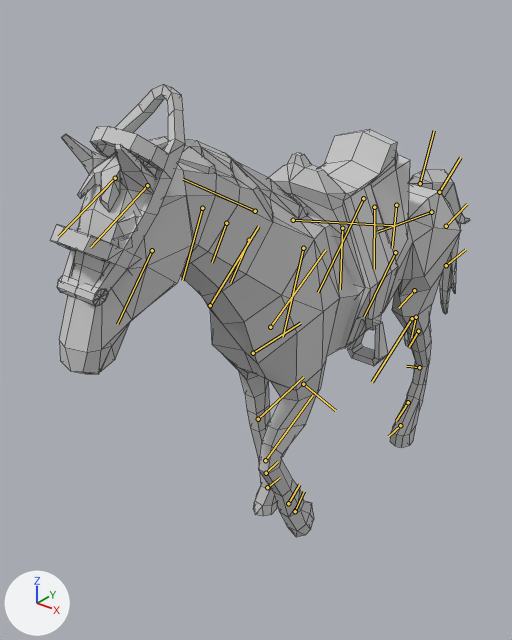
Renders of the FBX model Assets/Resources/Models/canter.fbx from each side of a commit.
Both versions are drawn from a 50 mm camera at (1.52, -2.48, 2.26) aimed at (-0.2, -0.33, 0.93). The axes (+X, +Y, +Z) are drawn at lower left. The lights are the same throughout. Both versions are drawn at frame 6 of the action 'Take 001'; the numbers are the values there. The bones that bend it are drawn over the model as lines. Mesh edges are drawn as thin lines.

Objects in the first picture: 'Horse', 'Horse_Reins', 'Horse_Saddle'.
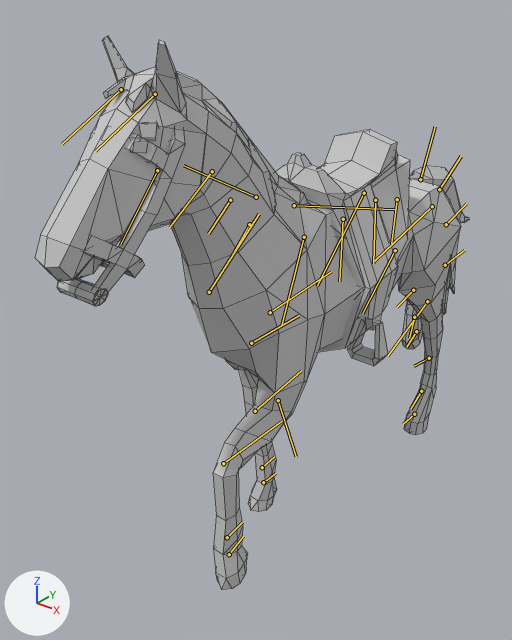
What changed in the scene script:
```text
Change bone_rig_object:
    where bone_rig_object = bpy.data.objects['Bip001']  # the whole rig 'Bip001'
    bone_rig_object.location: (0.0, 0.483, 1.283) -> (0.0, 0.483, 1.309)
    bone_rig_object.rotation_euler: (0.0, 0.0349, -1.571) -> (0.0, 0.0, -1.571)  # degrees (0, 2, -90) -> degrees (0, 0, -90)
Change bone_bip001_neck:
    where bone_bip001_neck = bpy.data.objects['Bip001'].pose.bones['Bip001 Neck']  # child of 'Bip001 Spine2'
    bone_bip001_neck.rotation_quaternion: (1.0, 0.0, 0.0, 0.03) -> (0.999, 0.0, 0.0, -0.039)  # degrees (0, 0, 3) -> degrees (0, 0, -4)
Change bone_bip001_neck1:
    where bone_bip001_neck1 = bpy.data.objects['Bip001'].pose.bones['Bip001 Neck1']  # child of 'Bip001 Neck'
    bone_bip001_neck1.rotation_quaternion: (0.999, 0.0, 0.0, 0.035) -> (0.999, 0.0, 0.0, -0.039)  # degrees (0, 0, 4) -> degrees (0, 0, -4)
Change bone_bip001_neck2:
    where bone_bip001_neck2 = bpy.data.objects['Bip001'].pose.bones['Bip001 Neck2']  # child of 'Bip001 Neck1'
    bone_bip001_neck2.rotation_quaternion: (0.997, 0.0, 0.0, 0.075) -> (0.999, 0.0, 0.0, -0.039)  # degrees (0, 0, 9) -> degrees (0, 0, -4)
Change bone_bip001_l_clavicle:
    where bone_bip001_l_clavicle = bpy.data.objects['Bip001'].pose.bones['Bip001 L Clavicle']  # child of 'Bip001 Neck'
    bone_bip001_l_clavicle.location: (0.6, -0.1, -0.7) -> (-0.7, 0.1, 1.0)
    bone_bip001_l_clavicle.rotation_quaternion: (1.0, -0.004, -0.03, 0.001) -> (0.999, 0.006, 0.039, -0.001)  # degrees (-1, -3, 0) -> degrees (1, 4, 0)
Change bone_bip001_l_upperarm:
    where bone_bip001_l_upperarm = bpy.data.objects['Bip001'].pose.bones['Bip001 L UpperArm']  # child of 'Bip001 L Clavicle'
    bone_bip001_l_upperarm.rotation_quaternion: (0.999, -0.005, -0.036, 0.021) -> (0.981, -0.006, -0.04, -0.189)  # degrees (-1, -4, 2) -> degrees (0, -5, -22)
Change bone_bip001_r_clavicle:
    where bone_bip001_r_clavicle = bpy.data.objects['Bip001'].pose.bones['Bip001 R Clavicle']  # child of 'Bip001 Neck'
    bone_bip001_r_clavicle.location: (0.6, -0.1, 0.7) -> (-0.7, 0.1, -1.0)
    bone_bip001_r_clavicle.rotation_quaternion: (1.0, 0.004, 0.03, 0.001) -> (0.999, -0.006, -0.039, -0.001)  # degrees (1, 3, 0) -> degrees (-1, -4, 0)
Change bone_bip001_l_thigh:
    where bone_bip001_l_thigh = bpy.data.objects['Bip001'].pose.bones['Bip001 L Thigh']  # child of 'Bip001 Spine'
    bone_bip001_l_thigh.rotation_quaternion: (0.996, -0.01, 0.009, 0.093) -> (0.998, -0.011, 0.01, -0.067)  # degrees (-1, 1, 11) -> degrees (-1, 1, -8)
Change bone_bip001_l_calf:
    where bone_bip001_l_calf = bpy.data.objects['Bip001'].pose.bones['Bip001 L Calf']  # child of 'Bip001 L Thigh'
    bone_bip001_l_calf.rotation_quaternion: (0.987, 0.0, 0.0, -0.163) -> (0.999, 0.0, 0.0, 0.048)  # degrees (0, 0, -19) -> degrees (0, 0, 6)
Change bone_bip001_l_horselink:
    where bone_bip001_l_horselink = bpy.data.objects['Bip001'].pose.bones['Bip001 L HorseLink']  # child of 'Bip001 L Calf'
    bone_bip001_l_horselink.rotation_quaternion: (0.965, 0.0, 0.0, 0.263) -> (0.998, 0.0, 0.0, 0.061)  # degrees (0, 0, 30) -> degrees (0, 0, 7)
Change bone_bip001_l_foot:
    where bone_bip001_l_foot = bpy.data.objects['Bip001'].pose.bones['Bip001 L Foot']  # child of 'Bip001 L HorseLink'
    bone_bip001_l_foot.rotation_quaternion: (0.998, 0.021, 0.002, 0.058) -> (0.98, 0.016, -0.003, 0.198)  # degrees (2, 0, 7) -> degrees (2, -1, 23)
```

Where the change shows, as pixel boxes [x1, y1, x2, y2] in the pictures (512 x 640 px):
'Horse', posed (37% taller)
    before: [59, 134, 469, 537]
    after: [35, 36, 469, 590]
bone 'Bip001 Neck', root to tip
    before: (249, 240) to (230, 283)
    after: (249, 224) to (227, 264)
bone 'Bip001 Neck1', root to tip
    before: (226, 223) to (212, 262)
    after: (230, 200) to (208, 233)
bone 'Bip001 Neck2', root to tip
    before: (202, 208) to (182, 280)
    after: (212, 171) to (169, 227)
bone 'Bip001 L Clavicle', root to tip
    before: (293, 220) to (393, 225)
    after: (294, 205) to (395, 209)
bone 'Bip001 L UpperArm', root to tip
    before: (270, 327) to (325, 250)
    after: (270, 312) to (331, 271)
bone 'Bip001 R Clavicle', root to tip
    before: (255, 211) to (183, 179)
    after: (256, 197) to (183, 165)
bone 'Bip001 L Thigh', root to tip
    before: (431, 212) to (377, 232)
    after: (432, 206) to (374, 261)
bone 'Bip001 L Calf', root to tip
    before: (412, 318) to (372, 382)
    after: (427, 301) to (388, 355)
bone 'Bip001 L HorseLink', root to tip
    before: (419, 367) to (406, 366)
    after: (429, 358) to (414, 366)
bone 'Bip001 L Foot', root to tip
    before: (408, 402) to (396, 421)
    after: (421, 391) to (410, 409)
